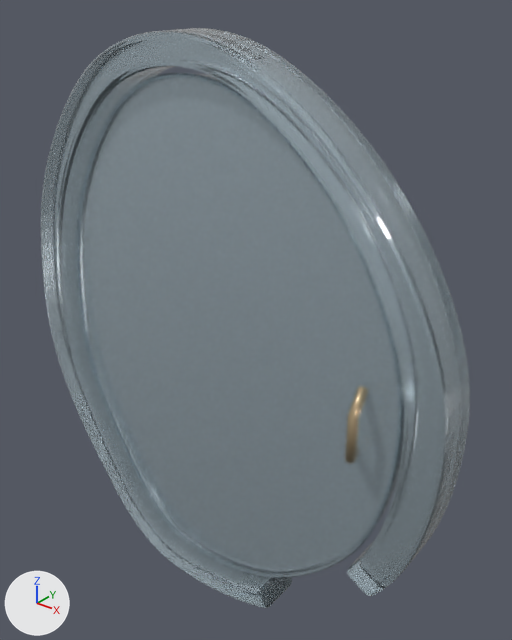
A saved change to the glTF model public/models/doors/orbit.glb.
The view is the same before and after, from a camera (50 mm lens) standing at (2.09, -2.36, 3.32) and looking at (0.07, 0.16, 1.75). The axes (+X, +Y, +Z) are drawn at lower left. The lights are the same throughout. The first picture is the older version. Where no turn or scale is listed for an object, it has been applied to the vertices. Vertices at exactly the same position are counted once.

Objects in the first picture: 'Fixed_GlassFrame.005', 'Moving_GlassLeaf.005', 'Moving_PolishedEdge.005', 'Moving_Pull.005'.
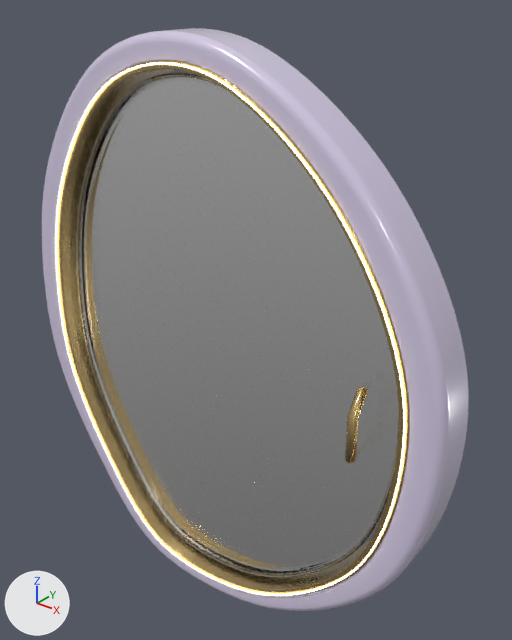
The edits, one by one:
Material 'Door_orbit_PearlCeramic' (mat_door_orbit_pearlceramic) is new.
Its base color is (0.687, 0.617, 0.815) (pale blue #d8cee9).
Its roughness is 0.25.
Its coat weight is 0.85.
Its coat roughness is 0.14.
Material 'Door_orbit_ClearLeafGlass' (mat_door_orbit_clearleafglass) is new.
Its base color is (1.0, 1.0, 1.0) (white #ffffff).
Its roughness is 0.055.
Its ior is 1.46.
Its transmission weight is 1.0.
Its coat weight is 0.4.
Its coat roughness is 0.1.
Material 'Door_WarmInnerLight' (mat_door_warminnerlight) is new.
Its base color is (1.0, 0.871, 0.624) (beige #fff0cf).
Its roughness is 0.45.
Its coat weight is 0.4.
Its coat roughness is 0.1.
Its emission color is (1.0, 0.871, 0.624) (beige #fff0cf).
Its emission strength is 2.5.
Material 'Door_Champagne_PearlFinish' (mat_door_champagne_pearlfinish) is new.
Its base color is (0.672, 0.479, 0.202) (beige #d6b87c).
Its metallic is 1.0.
Its roughness is 0.27.
Its coat weight is 0.4.
Its coat roughness is 0.1.
me_moving_glassleaf_005 has 800 vertices, 1596 faces and spans x -1.08..1.01, y -0.05..0.05, z 0.23..2.94.
me_moving_glassleaf_005 no longer uses material mat_door_orbit_leafglass (pale blue #d4e8f3).
me_moving_glassleaf_005 gains material mat_door_orbit_clearleafglass (white #ffffff).
me_fixed_glassframe_005 is used by ob_fixed_glassframe_005; location (0.0, 0.0, 0.0).
me_fixed_glassframe_005 had 1552 vertices, 3100 faces and spanned x -1.32..1.24, y -0.13..0.13, z 0.05..3.12.
me_fixed_glassframe_005 now has 2400 vertices, 4800 faces and spans x -1.32..1.24, y -0.13..0.13, z 0.05..3.12.
me_fixed_glassframe_005 part 1: 34 vertices moved from x 0.3..0.99, y -0.13..0.13, z 0.18..0.78 to x 0.33..0.97, y -0.13..0.12, z 0.19..0.75; 166 vertices removed from x -1.32..1.24, y -0.13..0.13, z 0.05..3.12; 1014 vertices added at x -1.32..1.24, y -0.13..0.13, z 0.05..3.12.
me_fixed_glassframe_005 part 2: 1893 faces spanning x -1.32..1.24, y -0.13..0.13, z 0.06..3.11 switch from mat_door_orbit_castglass (pale blue #d4e8f3) to mat_door_orbit_pearlceramic (pale blue #d8cee9).
Mesh me_fixed_innerlight_front_011 is new.
It has 800 vertices, 1600 faces and spans x -1.15..1.08, y -0.15..-0.14, z 0.17..3.0.
It uses material mat_door_warminnerlight (beige #fff0cf, glowing beige #fff0cf).
Mesh me_fixed_champagnereveal_011 is new.
It has 2400 vertices, 4800 faces and spans x -1.16..1.1, y -0.13..0.13, z 0.16..3.0.
It uses material mat_door_champagne_pearlfinish (beige #d6b87c).
Object 'Fixed_InnerLight_Front.005' (ob_fixed_innerlight_front_005) is new; it shows me_fixed_innerlight_front_011.
Its location is (0.0, 0.0, 0.0).
Object 'Fixed_ChampagneReveal.005' (ob_fixed_champagnereveal_005) is new; it shows me_fixed_champagnereveal_011.
Its location is (0.0, 0.0, 0.0).

Changed parts and their boxes [x1, y1, x2, y2] in the pictures (512 x 640 px):
'Moving_GlassLeaf.005', recoloured
    both: [80, 73, 399, 574]
'Fixed_GlassFrame.005', reshaped
    before: [41, 28, 470, 608]
    after: [42, 28, 469, 611]
'Fixed_ChampagneReveal.005', added
    after: [57, 60, 410, 596]
'Fixed_InnerLight_Front.005', added
    after: [55, 62, 406, 596]
part 1 of me_fixed_glassframe_005, built on
    before: [41, 28, 463, 608]
    after: [42, 28, 469, 611]
part 2 of me_fixed_glassframe_005, recoloured
    both: [42, 31, 448, 608]
